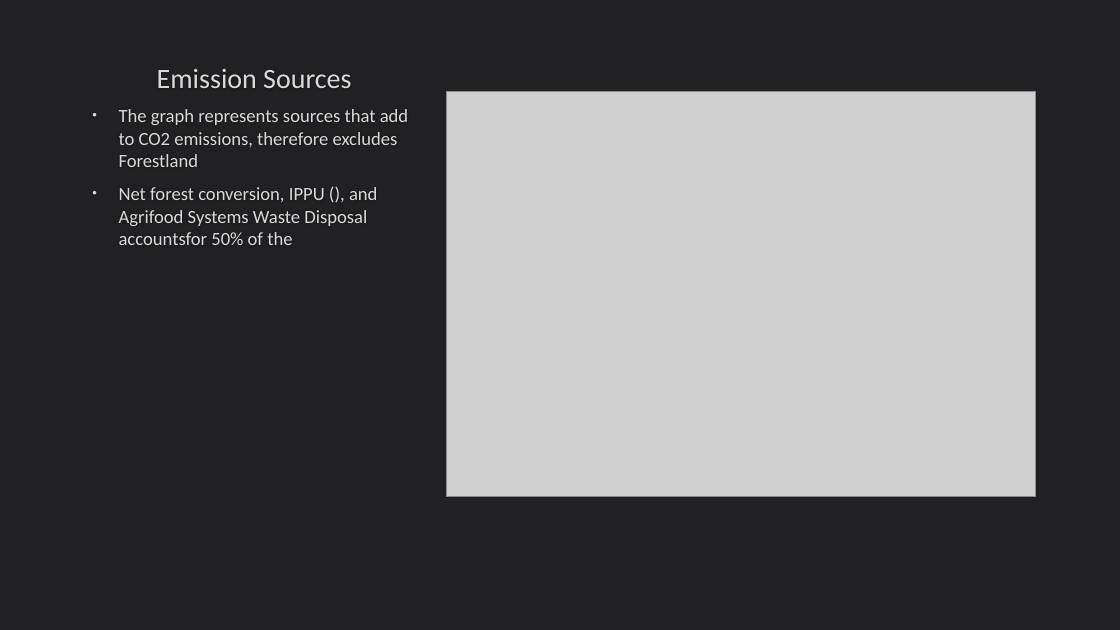
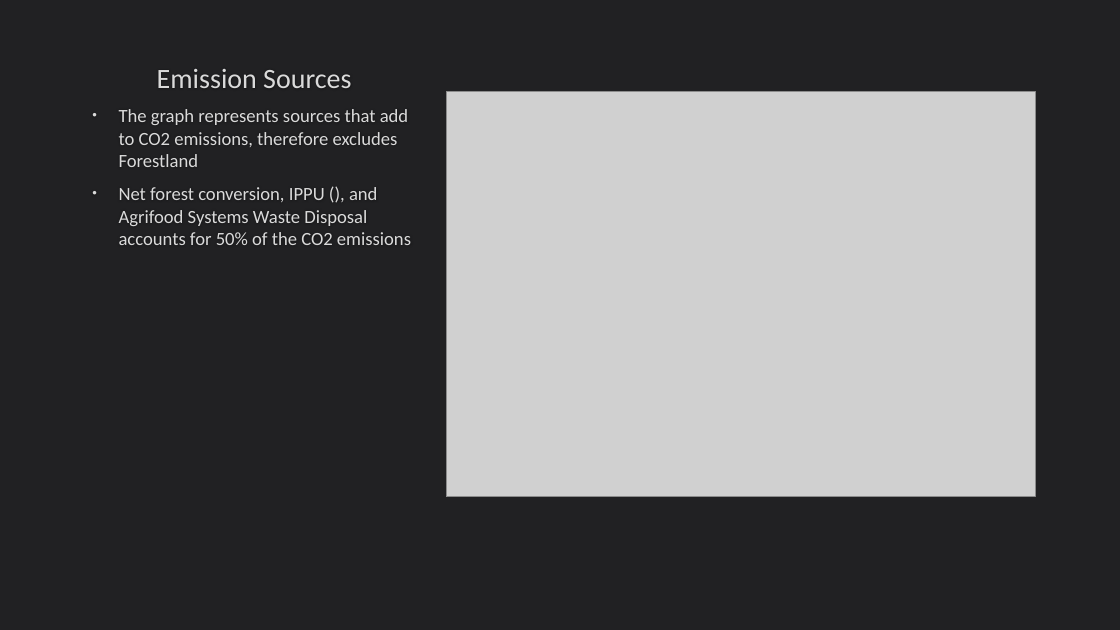
Before and after one commit to DavidFHarrison/2403PTDS_Regression_DH, a slide deck: slide 10 of Regression Project – PTDS 2403.pptx (slide 6 before the commit). Drawn at 1120x630 pixels with LibreOffice and Linux fonts; fonts in the diff are those of the drawing; grey boxes stand for pictures. Boxes give left, top, right and bottom in pixels: in the first picture for what was removed or moved away, otherwise in the second. Text is boxed around its words. In the diff, an @@ line names an element or a change of style, - is before the commit and + after.

```diff
--- a/Regression Project – PTDS 2403.pptx
+++ b/Regression Project – PTDS 2403.pptx
@@ text at box(119, 187, 411, 245): text changed @@
-• Net forest conversion, IPPU (), and Agrifood Systems Waste Disposal accountsfor 50% of the
+• Net forest conversion, IPPU (), and Agrifood Systems Waste Disposal accounts for 50% of the CO2 emissions
```
Also in this commit, not shown: 13 slides added, 2 other files.
